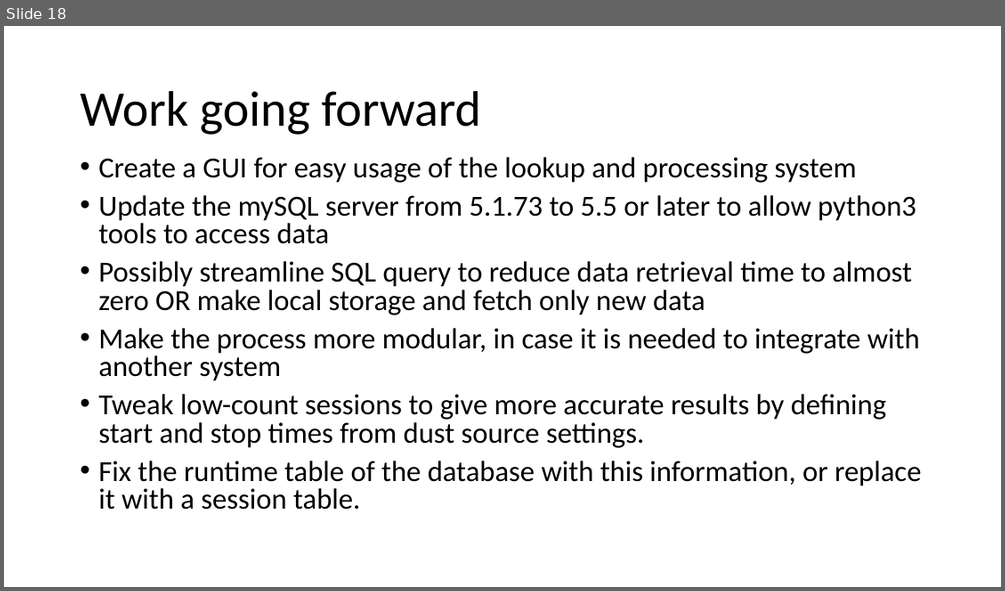
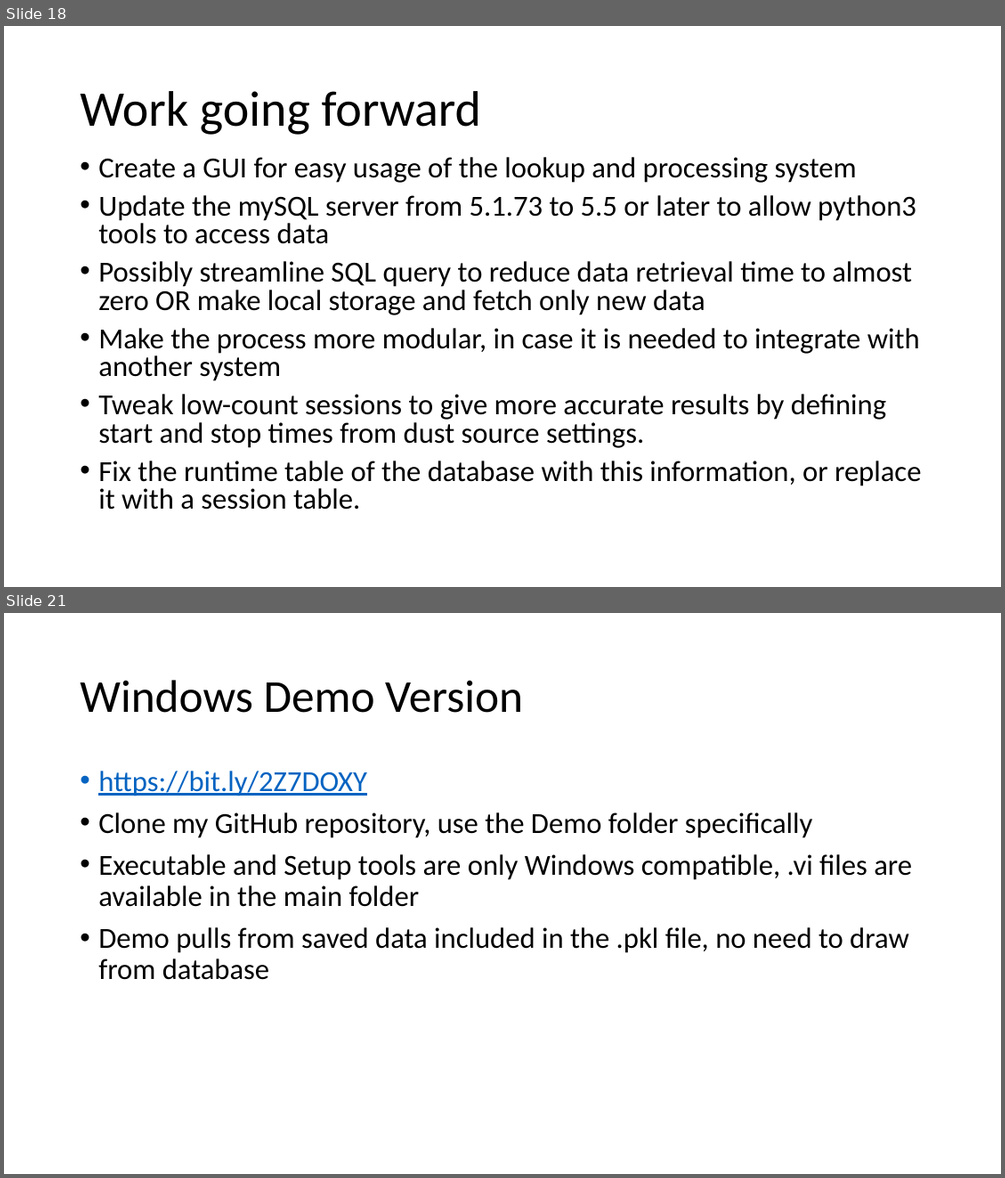
Before and after one commit to nathan-m-schneider-22/Dust-Accelerator-Database-Analysis, a slide deck: Dust_Data_Project.pptx. Shown one above the other, each under a label of ours: slide 18 before the commit, slides 18 and 21 after it; the slides between them are not shown. The pictures are 1005x591 and 1005x1178 pixels, drawn with LibreOffice and Linux fonts; fonts in the diff are those of the drawing. Boxes give left, top, right and bottom in pixels: in the first picture for what was removed or moved away, otherwise in the second. Text is boxed around its words. In the diff, an @@ line names an element or a change of style, - is before the commit and + after.

Commit message:
Post-demo

```diff
--- a/Dust_Data_Project.pptx
+++ b/Dust_Data_Project.pptx
@@ slide 21 added at bbox=[4, 613, 1001, 1174], background #FFFFFF @@
@@ title added at bbox=[80, 680, 523, 713], 44 pt, text #000000 @@
+Windows Demo Version
@@ text added at bbox=[98, 771, 912, 980], 28 pt, text #000000 @@
+• https://bit.ly/2Z7DOXY
+• Clone my GitHub repository, use the Demo folder specifically
+• Executable and Setup tools are only Windows compatible, .vi files are available in the main folder
+• Demo pulls from saved data included in the .pkl file, no need to draw from database
```
Also in this commit, not shown: 2 other slides added, 2 other files.
